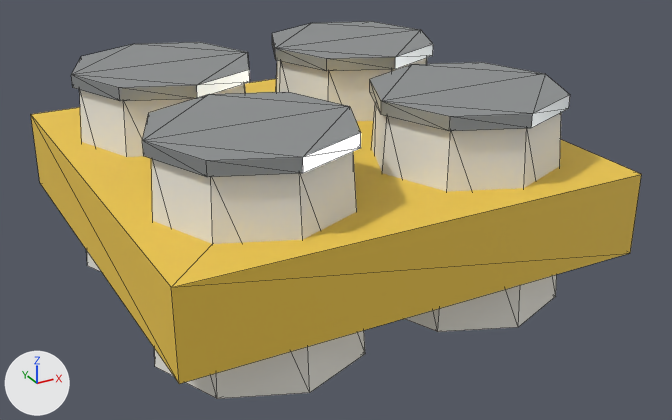
What one commit did to the glTF model public/models/hh_sua_chua.glb.
Camera for both pictures: a 50 mm lens placed at (-0.1251, -0.2446, 0.1396), pointed at (0.004, -0.0098, 0.0222). Every picture has the same lights, and +X, +Y and +Z are marked at lower left. The picture after the commit comes second. Mesh edges are drawn as thin lines. Vertices at exactly the same position are counted once.

Objects in the first picture: 'hh_sua_chua'.
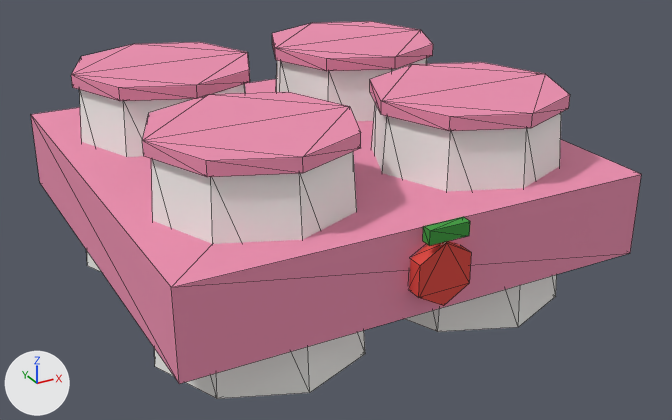
The change, as a list of edits to the scene's bpy script:
```text
Add mat_bang_mau:
    mat_bang_mau = bpy.data.materials.new('bang_mau')
    mat_bang_mau.use_nodes = True; mat_bang_mau.node_tree.nodes.clear()
    _N = mat_bang_mau.node_tree.nodes; _L = mat_bang_mau.node_tree.links
    n0 = _N.new('ShaderNodeBsdfPrincipled'); n0.name = 'Principled BSDF'
    n0.inputs[2].default_value = 0.8  # 'Roughness'
    n1 = _N.new('ShaderNodeOutputMaterial'); n1.name = 'Material Output'
    n2 = _N.new('ShaderNodeVertexColor'); n2.name = 'Color Attribute'
    _L.new(n0.outputs[0], n1.inputs[0])  # 'BSDF' to 'Surface'
    _L.new(n2.outputs[0], n0.inputs[0])  # 'Color' to 'Base Color'
Change me_hh_sua_chua:
    used by ob_hh_sua_chua; location = (0.0, 0.0, 0.0)
    remove me_hh_sua_chua.from_pydata(...)  # 136 vertices, 236 faces; spans x -0.07..0.07, y -0.07..0.07, z 0.0..0.064
    add me_hh_sua_chua.from_pydata(...)  # 156 vertices, 268 faces; spans x -0.07..0.07, y -0.0755..0.07, z 0.0..0.064
    me_hh_sua_chua part 1: a new loose piece, a 6-sided cylinder along y spanning x -0.0078..0.0078, y -0.0744..-0.0696, z 0.021..0.039, in mat_bang_mau
    me_hh_sua_chua part 2: a new loose piece, a box spanning x -0.006..0.006, y -0.0755..-0.0725, z 0.04..0.044, in mat_bang_mau
    me_hh_sua_chua part 3: 112 faces spanning x -0.065..0.065, y -0.065..0.065, z 0.0..0.06 switch from mat_sua_trang (white #f0eee6) to mat_bang_mau
    me_hh_sua_chua part 4: 112 faces spanning x -0.063..0.063, y -0.063..0.063, z 0.06..0.064 switch from mat_nhom (light grey #c7cbcc) to mat_bang_mau
    me_hh_sua_chua part 5: 12 faces spanning x -0.07..0.07, y -0.07..0.07, z 0.0175..0.0425 switch from mat_sc_vang (yellow #f0c94a) to mat_bang_mau
```

Pixel boxes [x1, y1, x2, y2] of what changed, in the pictures (672 x 420 px):
part 1 of me_hh_sua_chua, added
    after: [409, 241, 471, 306]
part 2 of me_hh_sua_chua, added
    after: [423, 217, 470, 246]
part 3 of me_hh_sua_chua, recoloured
    both: [79, 58, 561, 385]
part 4 of me_hh_sua_chua, recoloured
    both: [71, 21, 570, 177]
part 5 of me_hh_sua_chua, recoloured
    both: [31, 79, 641, 384]
